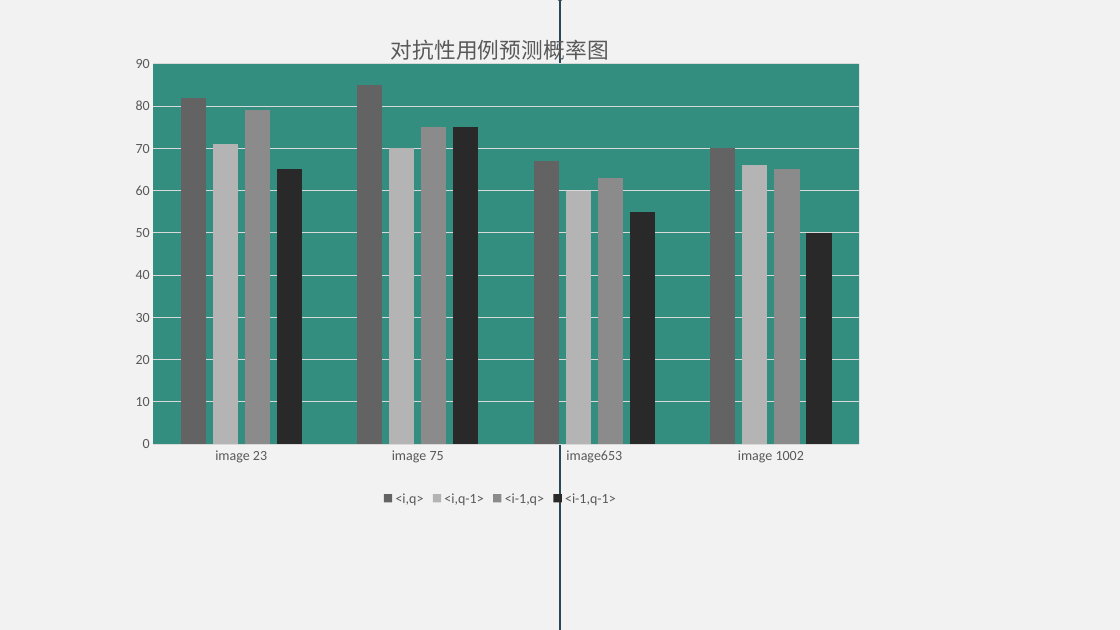
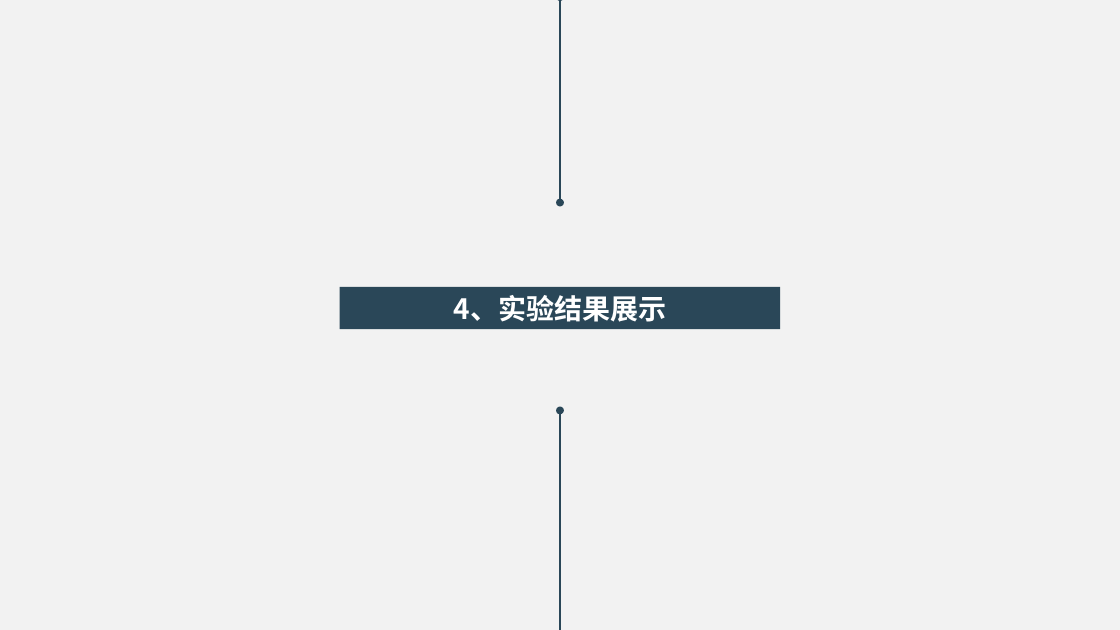
Before and after one commit to ChenZiHong-Gavin/Semantic-Equivalent-Adversarial-Data, a slide deck: slide 30 of doc/3. PPT/用于视觉问答的语义等效对抗性数据扩展.pptx. Drawn at 1120x630 pixels with LibreOffice and Linux fonts; fonts in the diff are those of the drawing. Boxes give left, top, right and bottom in pixels: in the first picture for what was removed or moved away, otherwise in the second. Text is boxed around its words. In the diff, an @@ line names an element or a change of style, - is before the commit and + after.

```diff
--- a/doc/3. PPT/用于视觉问答的语义等效对抗性数据扩展.pptx
+++ b/doc/3. PPT/用于视觉问答的语义等效对抗性数据扩展.pptx
@@ column chart removed at (127, 12, 874, 510) @@
-title "对抗性用例预测概率图 "
-categories: image 23, image 75, image653, image 1002
-<i,q>: 82, 85, 67, 70
-<i,q-1>: 71, 70, 60, 66
-<i-1,q>: 79, 75, 63, 65
-<i-1,q-1>: 65, 75, 55, 50
@@ rectangle "4、实验结果展示": place and size @@
-rectangle "4、实验结果展示" at (454, 291, 667, 327)
+rectangle "4、实验结果展示" at (339, 287, 781, 329)
```
Also in this commit, not shown: 4 other slides changed, 3 slides added, 16 slides removed, 1 other file.
